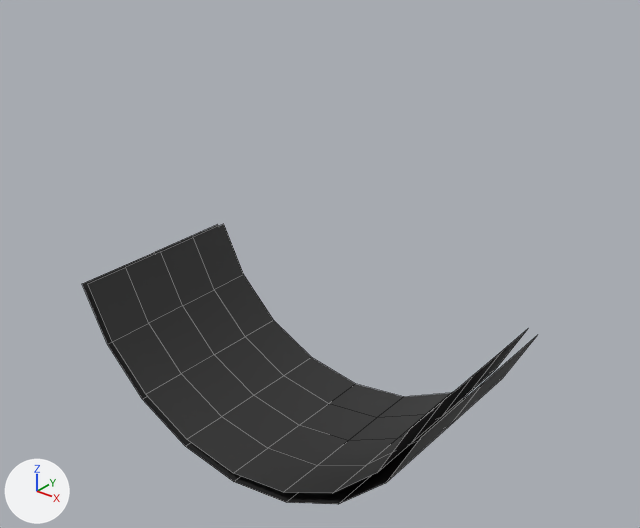
An edit to the Blender file WrongAnswer_JamOn2023/Assets/Graphics/Blender/untitled.blend, drawn before and after from the same camera.
One viewpoint serves both versions: a 50 mm lens placed at (2.27, -2.68, 1.61), pointed at (0.07, 0.07, -0.1). Arrows for +X, +Y and +Z are at lower left; the lights stay in place. Mesh edges are drawn as thin lines. The same objects are shown in both versions, whatever each file hides.

Script lines for the objects in view, before the commit:
```python
me_cylinder_005 = bpy.data.meshes.new('Cylinder.005')
me_cylinder_005.from_pydata(...)  # 45 vertices, 24 faces; spans x -0.95..0.95, y -1.0..-0.29, z 0.0..1.0
me_cylinder_005.polygons.foreach_set('use_smooth', [True] * 24)
me_cylinder_005.materials.append(mat_road_dark)  # black #2a2a2a
ob_basecilindro_001 = bpy.data.objects.new('BaseCilindro.001', me_cylinder_005)
ob_basecilindro_001.location = (0.0, 0.0, 0.0)
ob_basecilindro_001.rotation_euler = (1.571, 0.0, 0.0)  # degrees (90, 0, 0)
ob_basecilindro_001.scale = (1.0, 1.0, 0.456)
_m = ob_basecilindro_001.modifiers.new('Mirror', 'MIRROR')
_m.use_axis = (False, False, True)
```
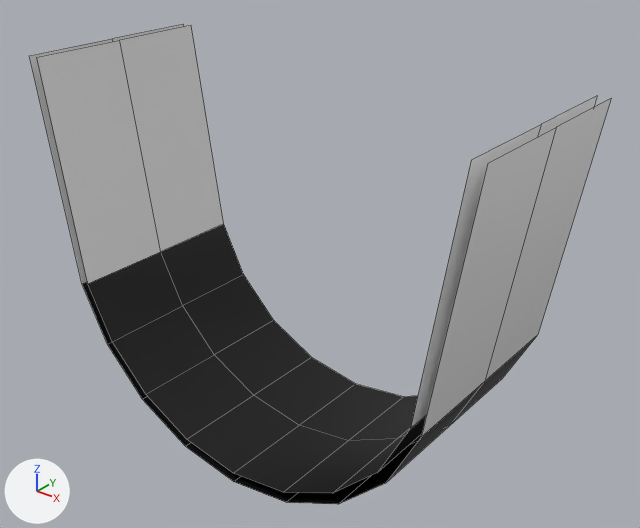
Patch to the scene script:
```diff
--- a/WrongAnswer_JamOn2023/Assets/Graphics/Blender/untitled.blend.py
+++ b/WrongAnswer_JamOn2023/Assets/Graphics/Blender/untitled.blend.py
@@ mat_material_004 @@
+mat_material_004 = principled_material('Material.004')
+mat_material_004.base_color = (0.8, 0.8, 0.8)  # white #e7e7e7
@@ mat_material_003 @@
+mat_material_003 = principled_material('Material.003')
+mat_material_003.base_color = (0.0, 0.0, 0.0)  # black #000000
@@ me_cylinder_005 @@
 # used by ob_basecilindro_001; location = (0.0, 0.0, 0.0); rotation_euler = (1.571, 0.0, 0.0), in degrees (90, 0, 0); scale = (1.0, 1.0, 0.456)
-me_cylinder_005.from_pydata(...)  # 45 vertices, 24 faces; spans x -0.95..0.95, y -1.0..-0.29, z 0.0..1.0
+me_cylinder_005.from_pydata(...)  # 44 vertices, 20 faces; spans x -1.12..1.12, y -1.0..0.75, z 0.0..1.0
+# me_cylinder_005 part 1
+# 9 vertices are removed from x -0.91..0.91, y -0.95..-0.29, z 0.5
+# 16 faces are deleted
+# 8 vertices are added at x -1.12..1.12, y 0.75, z 0.0..1.0
+# 4 new faces join them, mat_material_004 (white #e7e7e7)
+# 8 new faces join them, mat_material_003 (black #000000)
+# me_cylinder_005 part 2: 8 faces spanning x -0.95..0.95, y -1.0..-0.31, z 0.0..1.0 switch from mat_road_dark (black #2a2a2a) to mat_material_003 (black #000000)
+me_cylinder_005.materials.append(mat_material_004)  # white #e7e7e7
```

What differs and where, as boxes [x1, y1, x2, y2] in the pictures (640 x 528 px; the box of a moved part takes in the faces that stretch with it):
'BaseCilindro.001', reshaped (28% wider, 71% taller): before [82, 224, 537, 504]; after [29, 24, 611, 504]
part 1 of me_cylinder_005, moved or reshaped: before [88, 224, 528, 494]; after [29, 24, 611, 494]
part 2 of me_cylinder_005, recoloured: [82, 282, 537, 504] in both
